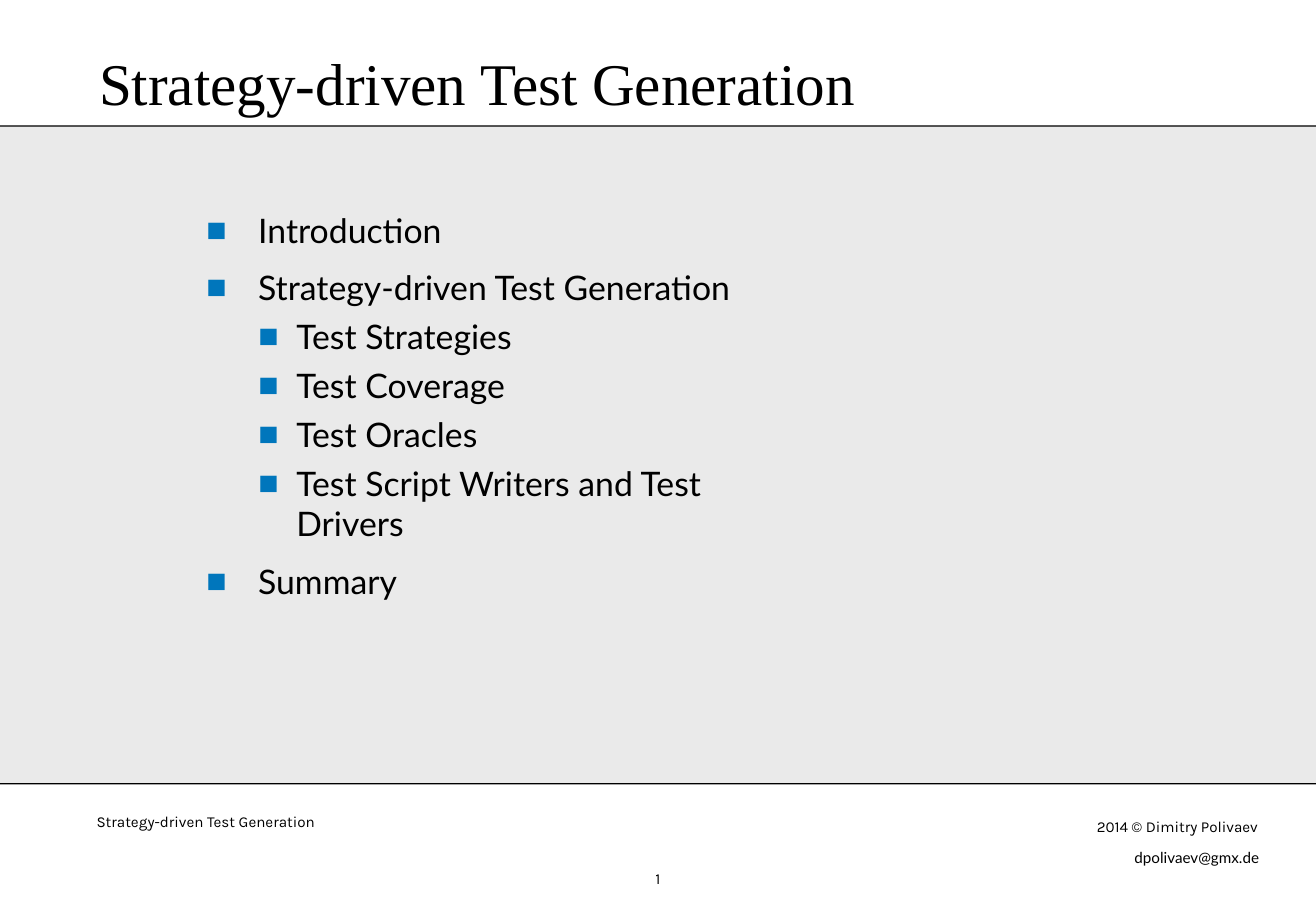
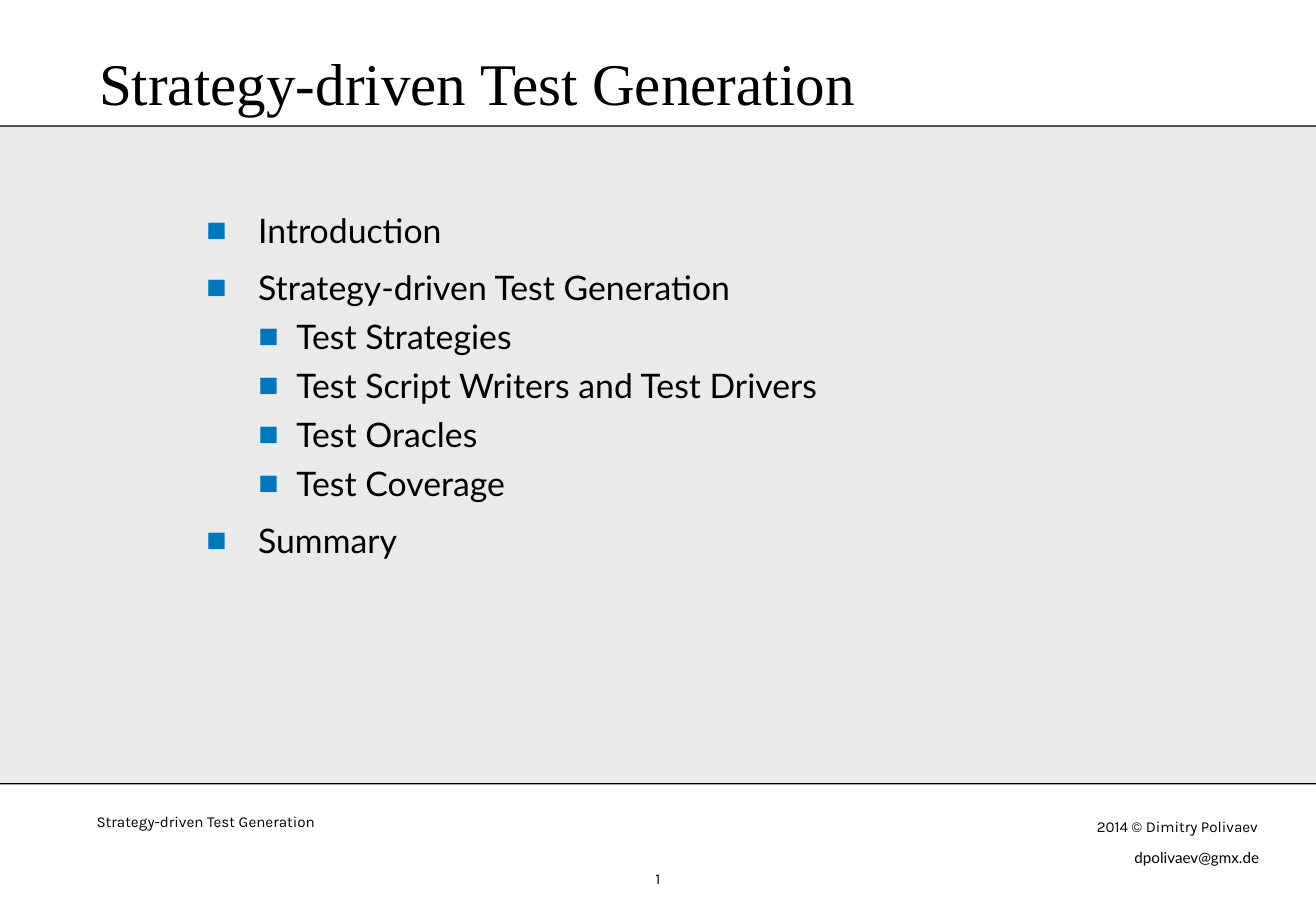
Before and after one commit to dpolivaev/test-generation, a slide deck: slide 1 of doc/StrategyDrivenTestGeneration.odp. Drawn at 1316x911 pixels with LibreOffice and Linux fonts; fonts in the diff are those of the drawing. Boxes give left, top, right and bottom in pixels: in the first picture for what was removed or moved away, otherwise in the second. Text is boxed around its words. In the diff, an @@ line names an element or a change of style, - is before the commit and + after.

```diff
--- a/doc/StrategyDrivenTestGeneration.odp
+++ b/doc/StrategyDrivenTestGeneration.odp
@@ text at (296,373,817,448): paragraphs added @@
+  ■ Test Script Writers and Test Drivers
+  ■ Test Oracles
@@ text at (296,422,701,537): paragraphs removed @@
-  ■ Test Oracles
-  ■ Test Script Writers and Test Drivers
```
Also in this commit, not shown: 4 other slides changed, 1 slide added.
